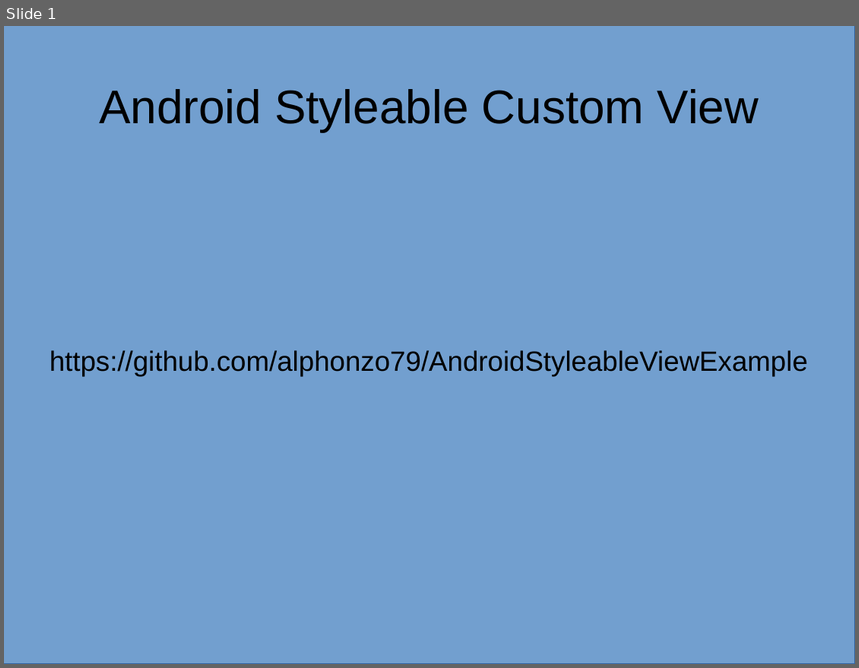
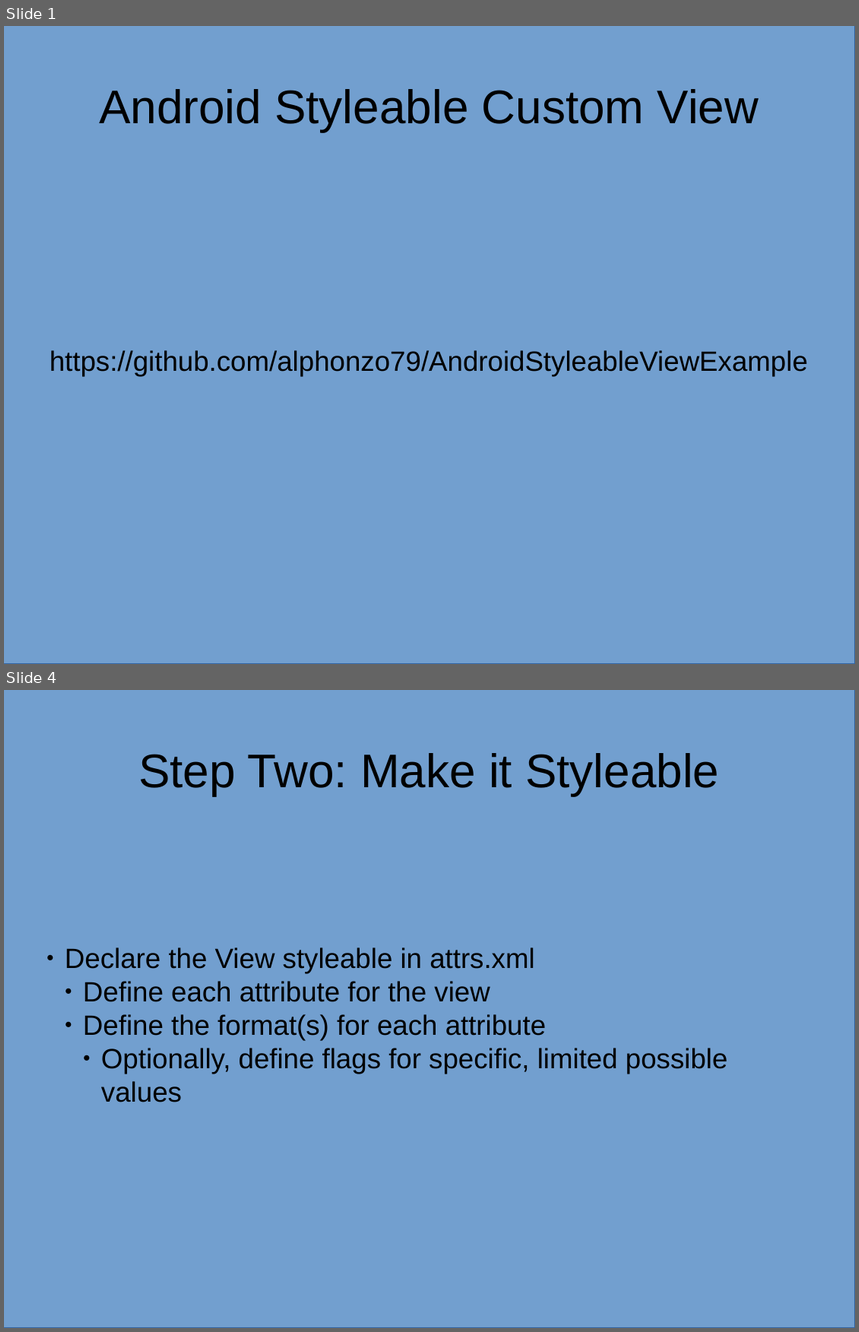
Before and after one commit to alphonzo79/AndroidStyleableViewExample, a slide deck: AndroidStyleableViewSlides.odp. Shown one above the other, each under a label of ours: slide 1 before the commit, slides 1 and 4 after it; the slides between them are not shown. The pictures are 859x668 and 859x1332 pixels, drawn with LibreOffice and Linux fonts; fonts in the diff are those of the drawing. Boxes give left, top, right and bottom in pixels: in the first picture for what was removed or moved away, otherwise in the second. Text is boxed around its words. In the diff, an @@ line names an element or a change of style, - is before the commit and + after.

```diff
--- a/AndroidStyleableViewSlides.odp
+++ b/AndroidStyleableViewSlides.odp
@@ slide 4 added at [4, 690, 855, 1328], background #FFFFFF @@
@@ rectangle added at [4, 690, 855, 1328], fill #729FCF, outline #3465A4 0 pt @@
@@ title added at [139, 753, 719, 796], 44 pt, text #000000 @@
+Step Two: Make it Styleable
@@ subtitle added at [65, 948, 728, 1103], 26 pt, text #000000 @@
+● Declare the View styleable in attrs.xml
+  ● Define each attribute for the view
+  ● Define the format(s) for each attribute
+    ● Optionally, define flags for specific, limited possible values
```
Also in this commit, not shown: 1 slide changed, 4 other slides added.
